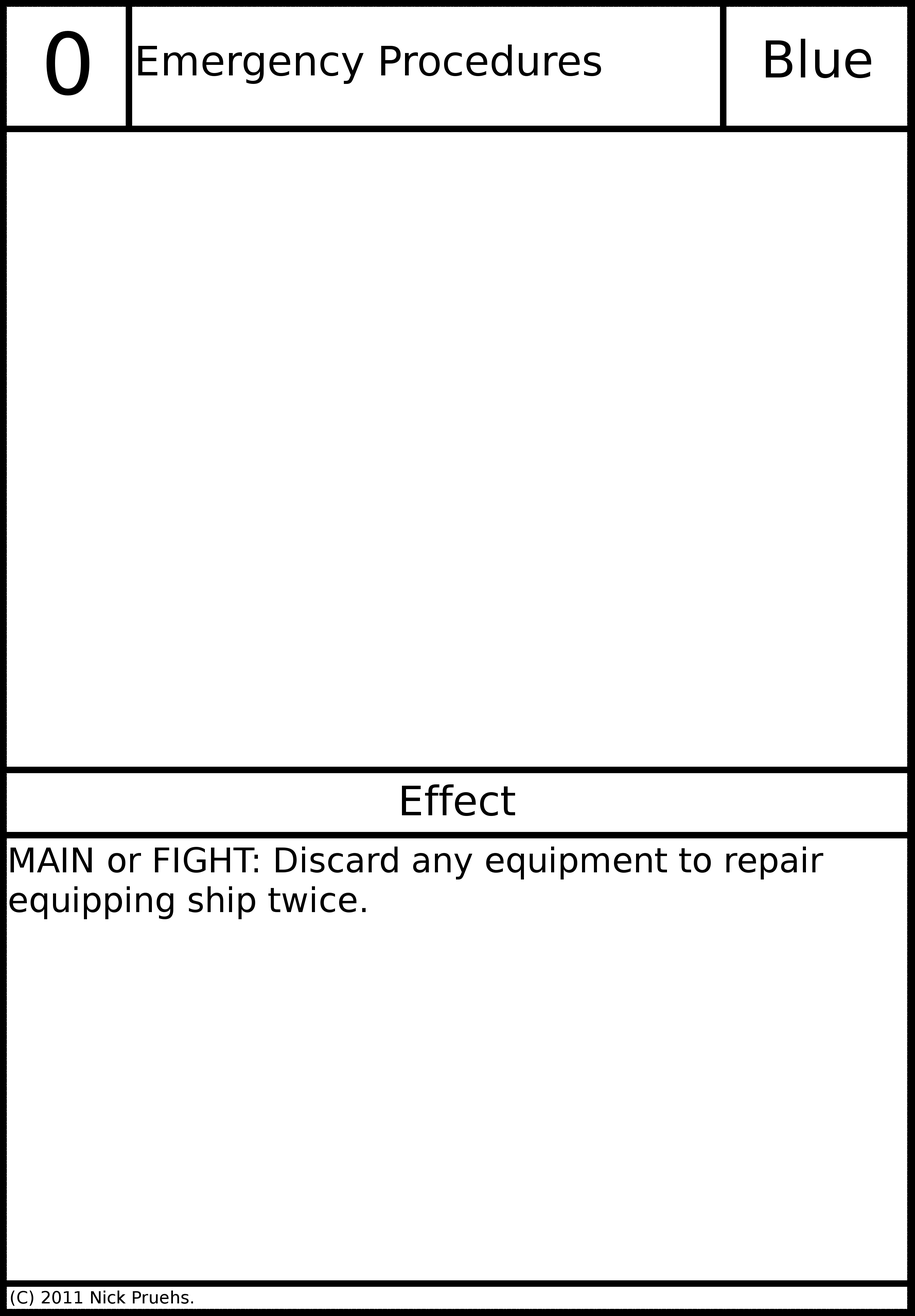
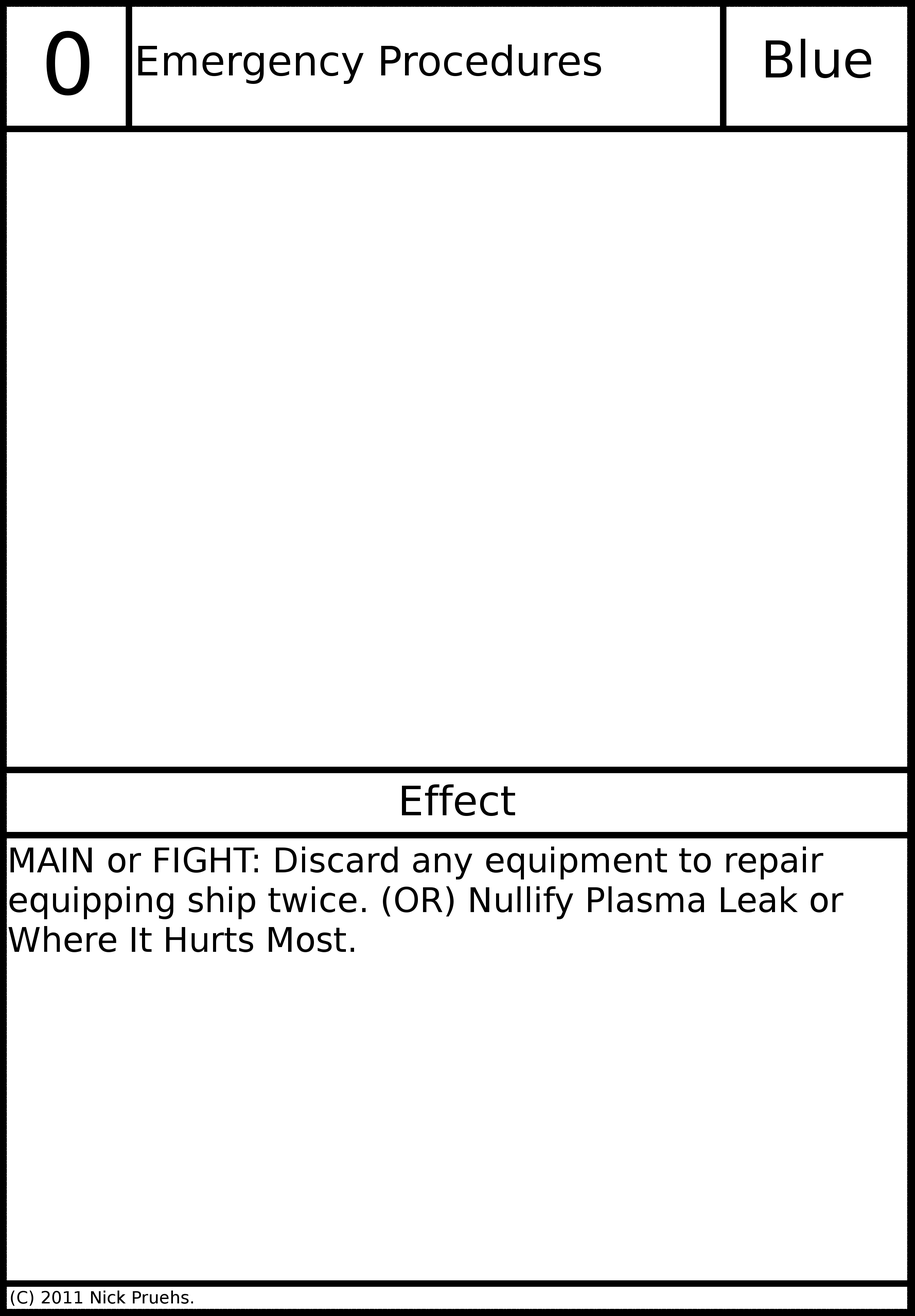
The second 915 x 1316 image is a revision of the first. Changes to its layers:
painted on "Card Text" over (8, 886, 843, 952)
